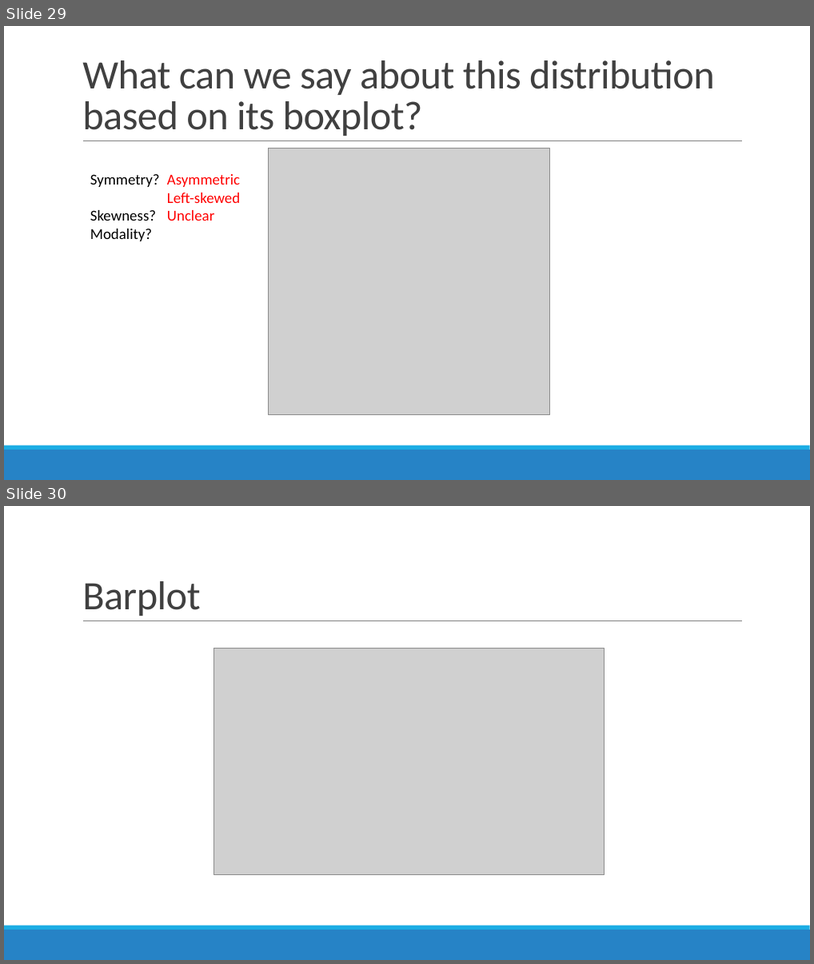
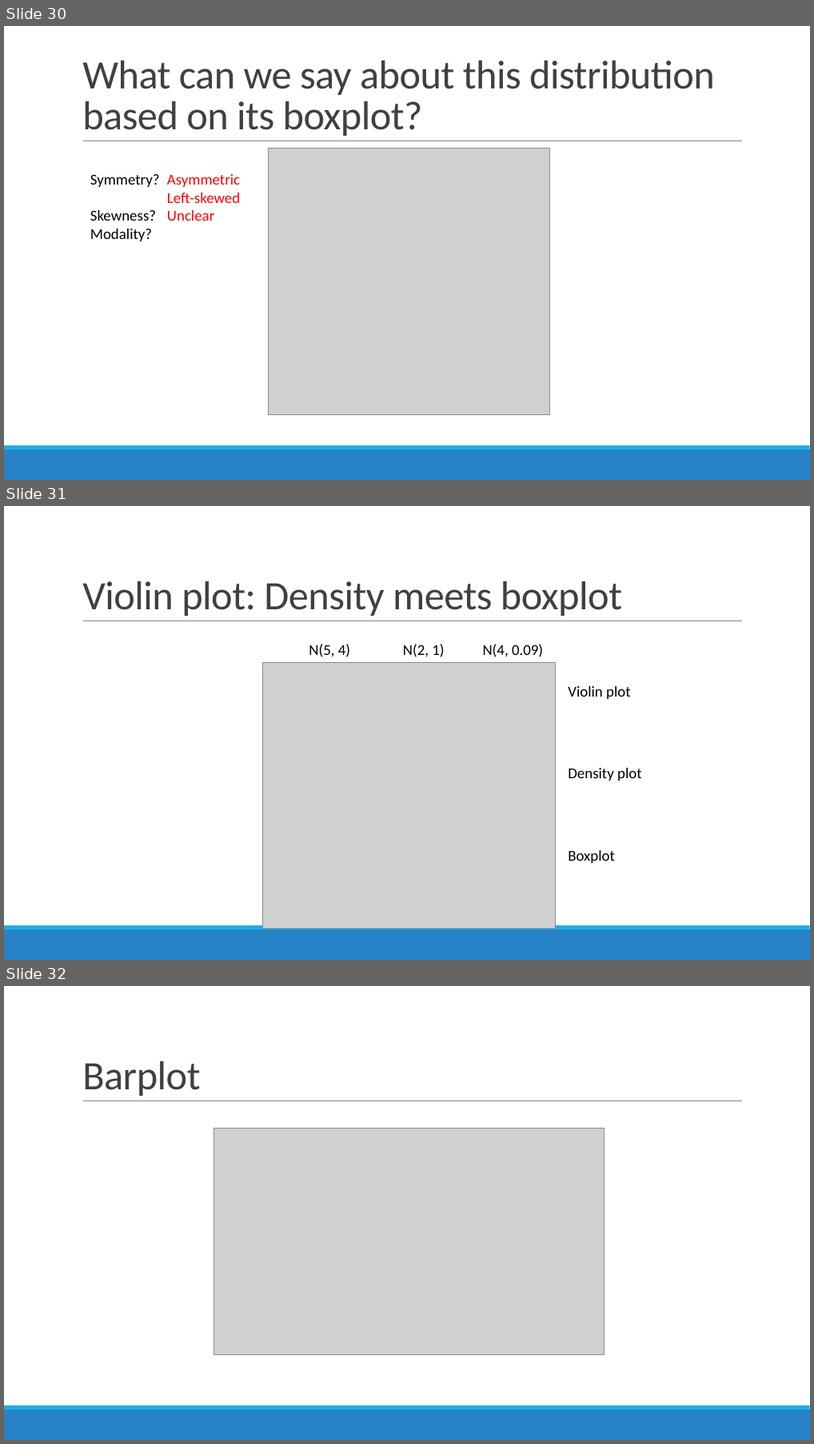
Before and after one commit to sjspielman/bio5312_fall2017, a slide deck: slides/day1_descriptive_and_summary.pptx. Shown one above the other, each under a label of ours: slides 29 and 30 before the commit, slides 30, 31 and 32 after it. The pictures are 814x964 and 814x1444 pixels, drawn with LibreOffice and Linux fonts; fonts in the diff are those of the drawing; grey boxes stand for pictures. Boxes give left, top, right and bottom in pixels: in the first picture for what was removed or moved away, otherwise in the second. Text is boxed around its words. In the diff, an @@ line names an element or a change of style, - is before the commit and + after.

Commit message:
Added violin and density to day1

```diff
--- a/slides/day1_descriptive_and_summary.pptx
+++ b/slides/day1_descriptive_and_summary.pptx
@@ slide 31 added at bbox=[4, 506, 810, 960], background #FFFFFF; not listed: 3 template elements that a slide beside it also shows @@
@@ title added at bbox=[82, 581, 622, 616], 48 pt, text #404040 @@
+Violin plot: Density meets boxplot
@@ text added at bbox=[309, 644, 350, 657], 18 pt, text #000000 @@
+N(5, 4)
@@ text added at bbox=[403, 644, 444, 657], 18 pt, text #000000 @@
+N(2, 1)
@@ text added at bbox=[483, 644, 543, 657], 18 pt, text #000000 @@
+N(4, 0.09)
@@ picture added at bbox=[263, 662, 555, 928] @@
@@ text added at bbox=[568, 686, 631, 699], 18 pt, text #000000 @@
+Violin plot
@@ text added at bbox=[568, 768, 642, 780], 18 pt, text #000000 @@
+Density plot
@@ text added at bbox=[568, 850, 615, 863], 18 pt, text #000000 @@
+Boxplot
@@ what was slide 29 is now slide 30 @@
@@ what was slide 30 is now slide 32 @@
```
Also in this commit, not shown: 3 slides changed, 1 other slide added, 9 other files.
